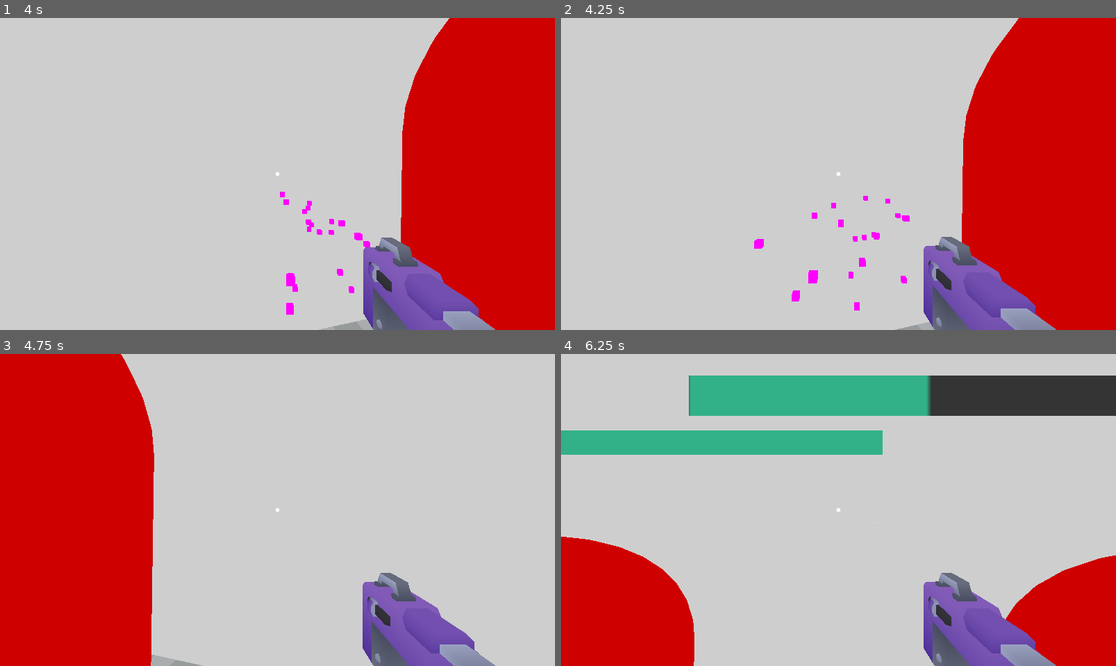
Above: before the commit, frames 1-4 (two rows, left to right).
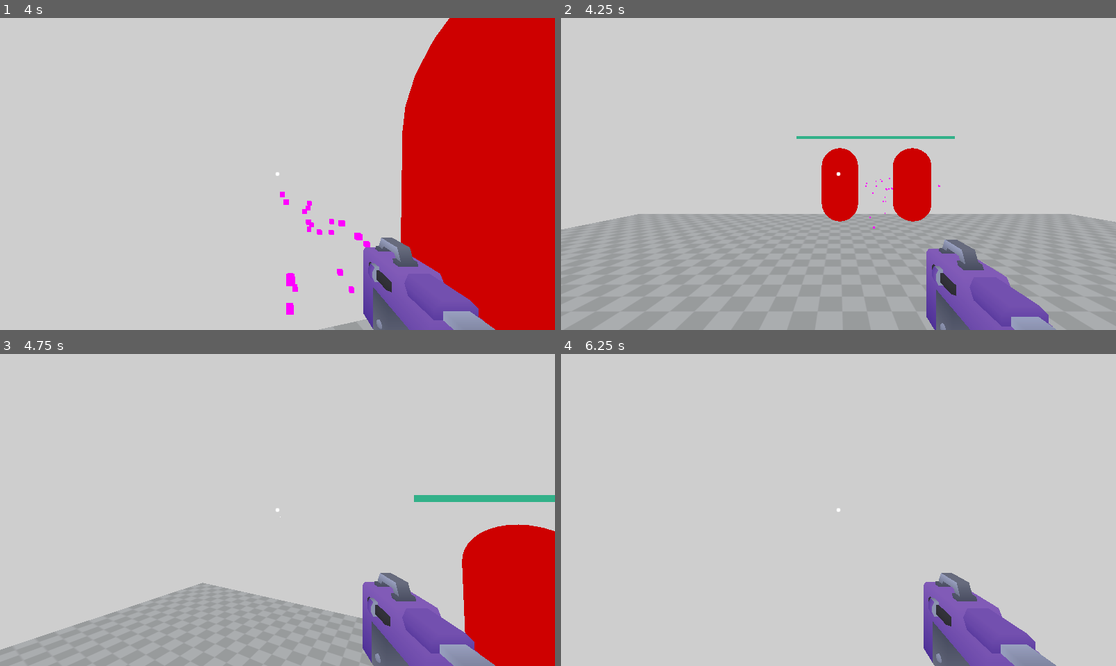
Above: after the commit, the same moments.

Repository: NiallEccles/hordecore
Game: Godot game, scene res://Stages/Main/Main.tscn
Same seed, same stepped clock (60 frames per second), same inputs: the game is played once before the commit and once after it.
Inputs (mouse positions are in pixels of both pictures, inside the frame that each line leads up to):
- Up to frame 1 (4 s): tap Enter (ui_accept) at 0.5, 0.77, 1.52, 3.02, 3.77 s; move the mouse to (305, 174) at 0.52 s; press the mouse at (305, 174) at 0.53 s; hold W (forward) from 0.53 s (still down); move the mouse to (249, 174) at 1.27 s; release the mouse at (249, 174) at 1.28 s; click (249, 174) at 1.35 s; move the mouse to (288, 167) at 2.02 s; press the mouse at (288, 167) at 2.03 s; move the mouse to (271, 180) at 2.77 s; release the mouse at (271, 180) at 2.78 s; click (271, 180) at 2.85 s; move the mouse to (316, 177) at 3.52 s; press the mouse at (316, 177) at 3.53 s
- Up to frame 2 (4.25 s): keep holding W (forward); tap R (reload, bound only after the commit) at 4.15 s
- Up to frame 3 (4.75 s): keep holding W (forward); move the mouse to (233, 506) at 4.27 s; release the mouse at (233, 506) at 4.28 s; click (233, 506) at 4.35 s; tap Enter (ui_accept) at 4.52 s
- Up to frame 4 (6.25 s): move the mouse to (844, 510) at 5.02 s; press the mouse at (844, 510) at 5.03 s; move the mouse to (816, 503) at 5.77 s; release W (forward) at 5.78 s; release the mouse at (816, 503) at 5.78 s; hold D (right) from 5.78 s (still down); click (816, 503) at 5.85 s; tap Enter (ui_accept) at 6.02 s

Frame 1 is identical in both runs. In frame 2, 52% of the frame differs, in the area x 0-100%, y 0-100%; in frame 3, 43%; in frame 4, 28%.

Commit message:
Add reload command for testing

Diff:
--- a/project.godot
+++ b/project.godot
@@ -46,3 +46,8 @@
 "events": [Object(InputEventKey,"resource_local_to_scene":false,"resource_name":"","device":-1,"window_id":0,"alt_press …(192 unchanged characters)…
 ]
 }
+reload={
+"deadzone": 0.2,
+"events": [Object(InputEventKey,"resource_local_to_scene":false,"resource_name":"","device":-1,"window_id":0,"alt_pressed":false,"shift_pressed":false,"ctrl_pressed":false,"meta_pressed":false,"pressed":false,"keycode":0,"physical_keycode":82,"key_label":0,"unicode":114,"location":0,"echo":false,"script":null)
+]
+}
